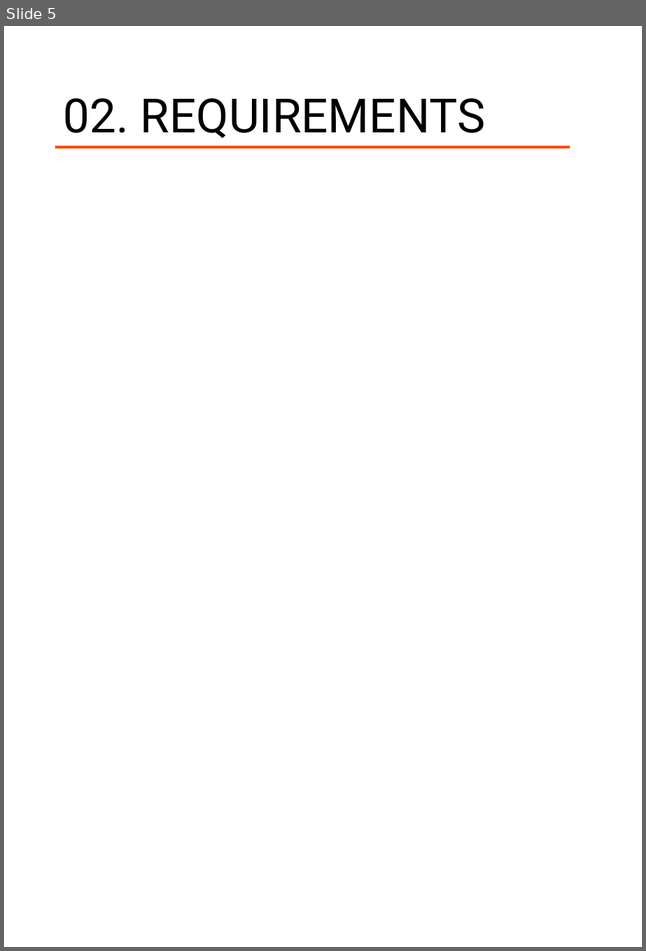
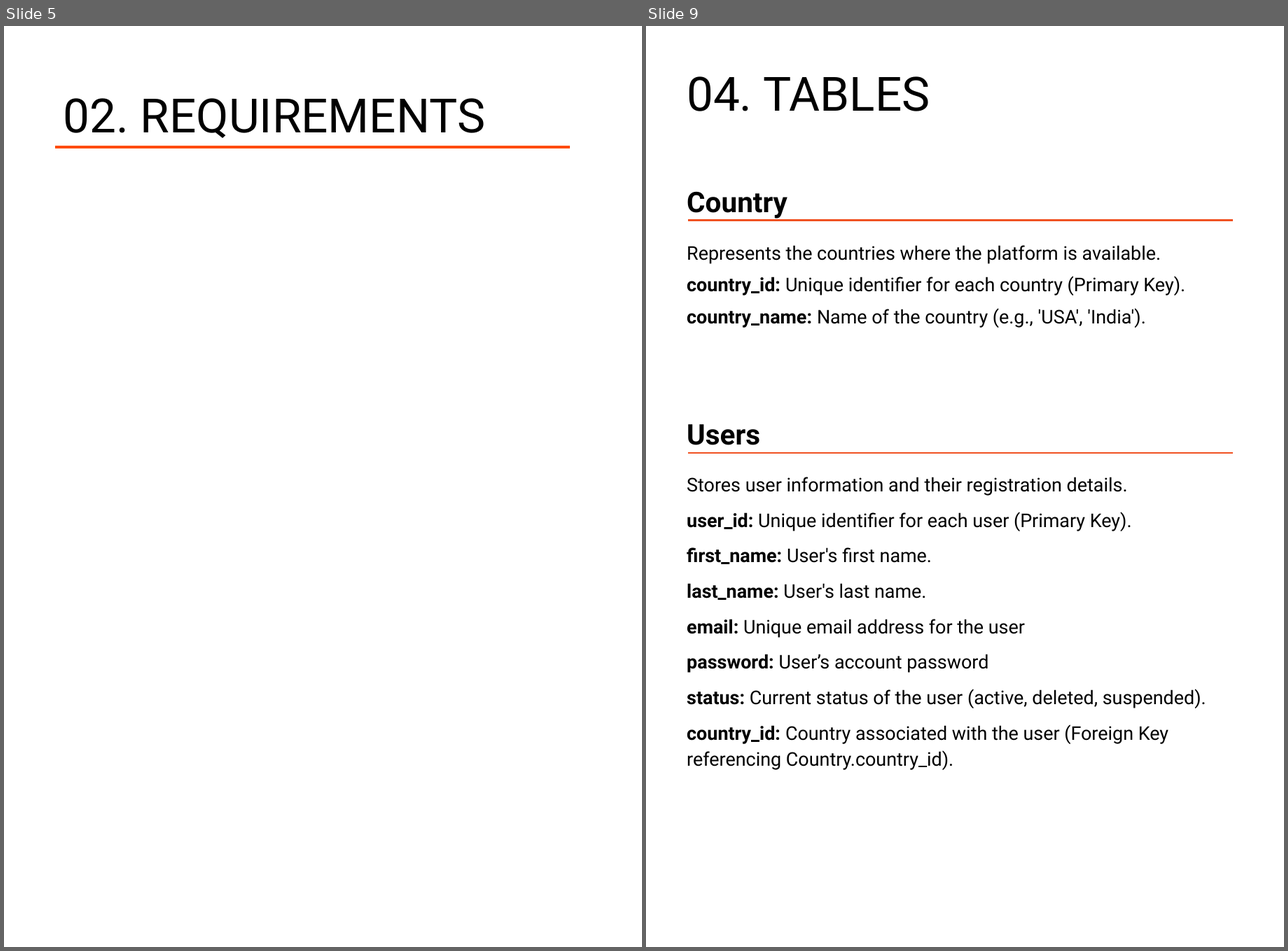
Before and after one commit to mtrung12/Movie_streaming_db, a slide deck: movie_stream_report.pptx. Shown side by side, each under a label of ours: slide 5 before the commit, slides 5 and 9 after it; the slides between them are not shown. The pictures are 646x951 and 1288x951 pixels, drawn with LibreOffice and Linux fonts; fonts in the diff are those of the drawing. Boxes give left, top, right and bottom in pixels: in the first picture for what was removed or moved away, otherwise in the second. Text is boxed around its words. In the diff, an @@ line names an element or a change of style, - is before the commit and + after.

```diff
--- a/movie_stream_report.pptx
+++ b/movie_stream_report.pptx
@@ slide 9 added at (646,26,1284,947), background #FFFFFF @@
@@ text added at (687,76,930,111), 40 pt, text #000000 @@
+04. TABLES
@@ text added at (687,191,787,218), 24 pt, text #000000, bold @@
+Country
@@ line added from (689, 220) to (1233, 220), #F05222 1.5 pt @@
@@ text added at (687,245,1185,328), 16 pt, text #000000 @@
+Represents the countries where the platform is available.
+country_id: Unique identifier for each country (Primary Key).
+country_name: Name of the country (e.g., 'USA', 'India').
@@ text added at (687,424,760,445), 24 pt, text #000000, bold @@
+Users
@@ line added from (689, 453) to (1233, 453), #F05222 1.5 pt @@
@@ text added at (687,477,1206,770), 16 pt, text #000000 @@
+Stores user information and their registration details.
+user_id: Unique identifier for each user (Primary Key).
+first_name: User's first name.
+last_name: User's last name.
+email: Unique email address for the user
+password: User’s account password
+status: Current status of the user (active, deleted, suspended).
+country_id: Country associated with the user (Foreign Key referencing Country.country_id).
```
Also in this commit, not shown: 1 slide changed, 13 other slides added, 1 slide removed, 10 other files.
